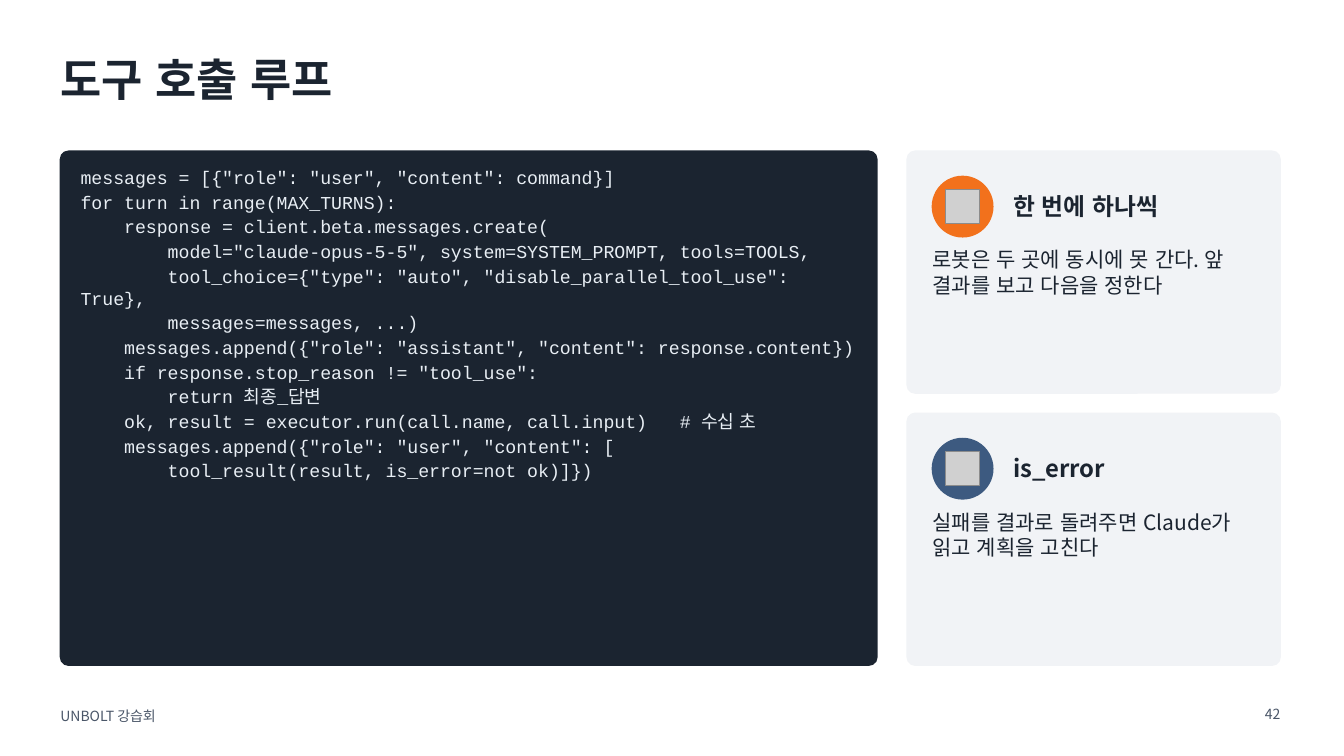
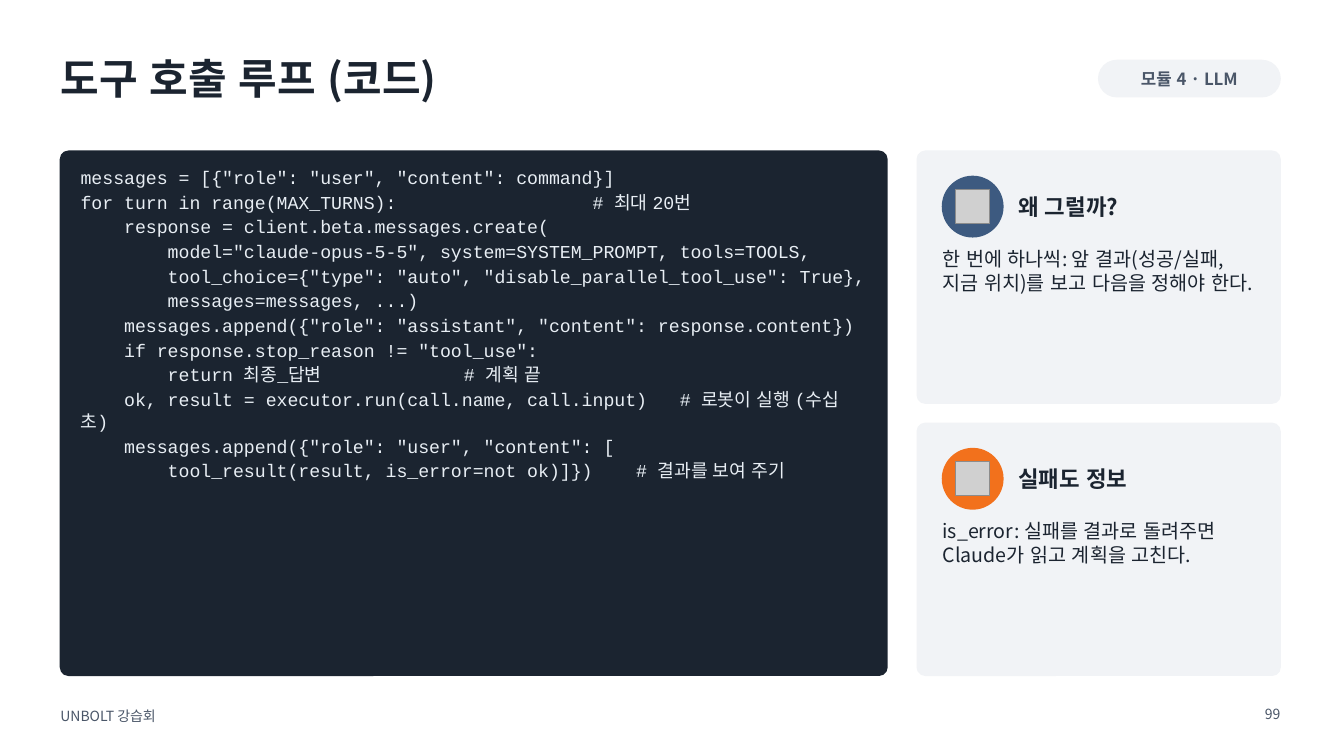
Before and after one commit to sejiny3/AIRLAB, a slide deck: slide 99 of workshop/slides/UNBOLT_workshop.pptx (slide 42 before the commit). Drawn at 1344x756 pixels with LibreOffice and Linux fonts; fonts in the diff are those of the drawing; grey boxes stand for pictures. Boxes give left, top, right and bottom in pixels: in the first picture for what was removed or moved away, otherwise in the second. Text is boxed around its words. In the diff, an @@ line names an element or a change of style, - is before the commit and + after.

```diff
--- a/workshop/slides/UNBOLT_workshop.pptx
+++ b/workshop/slides/UNBOLT_workshop.pptx
@@ title at bbox=[60, 58, 437, 103]: text changed; size 32 to 30 pt @@
-도구 호출 루프
+도구 호출 루프 (코드)
@@ rounded rectangle added at bbox=[1099, 60, 1280, 97], fill #F1F3F6, outline #F1F3F6 1 pt @@
@@ text added at bbox=[1141, 71, 1238, 87], 12 pt, text #4A5668, bold @@
+모듈 4 · LLM
@@ rounded rectangle: place and size @@
-rounded rectangle at bbox=[60, 151, 877, 665]
+rounded rectangle at bbox=[60, 151, 887, 676]
@@ rounded rectangle at bbox=[60, 151, 887, 676]: proportions changed @@
@@ rounded rectangle at bbox=[918, 151, 1280, 403]: proportions changed @@
@@ rounded rectangle: place and size @@
-rounded rectangle at bbox=[907, 151, 1280, 393]
+rounded rectangle at bbox=[918, 151, 1280, 403]
@@ ellipse: place and size @@
-ellipse at bbox=[933, 176, 993, 237]
+ellipse at bbox=[943, 176, 1003, 237]
@@ ellipse at bbox=[943, 176, 1003, 237]: fill #F2711C to #3D5A80; outline #F2711C 1 pt to #3D5A80 1 pt @@
@@ text at bbox=[81, 194, 692, 213]: text changed @@
-for turn in range(MAX_TURNS):
+for turn in range(MAX_TURNS): # 최대 20번
@@ picture: place and size @@
-picture at bbox=[946, 190, 980, 224]
+picture at bbox=[956, 190, 990, 224]
@@ text at bbox=[1018, 196, 1118, 217]: text changed; size 17 to 16 pt @@
-한 번에 하나씩
+왜 그럴까?
@@ text at bbox=[943, 249, 1253, 294]: text changed; size 15 to 14 pt @@
-로봇은 두 곳에 동시에 못 간다. 앞 결과를 보고 다음을 정한다
+한 번에 하나씩: 앞 결과(성공/실패, 지금 위치)를 보고 다음을 정해야 한다.
@@ text at bbox=[81, 366, 839, 432]: text changed @@
-return 최종_답변
-ok, result = executor.run(call.name, call.input) # 수십 초
+return 최종_답변 # 계획 끝
+ok, result = executor.run(call.name, call.input) # 로봇이 실행 (수십 초)
@@ rounded rectangle: place and size @@
-rounded rectangle at bbox=[907, 413, 1280, 665]
+rounded rectangle at bbox=[918, 423, 1280, 676]
@@ ellipse: place and size @@
-ellipse at bbox=[933, 439, 993, 499]
+ellipse at bbox=[943, 449, 1003, 509]
@@ ellipse at bbox=[943, 449, 1003, 509]: fill #3D5A80 to #F2711C; outline #3D5A80 1 pt to #F2711C 1 pt @@
@@ text at bbox=[168, 462, 784, 481]: text changed @@
-tool_result(result, is_error=not ok)]})
+tool_result(result, is_error=not ok)]}) # 결과를 보여 주기
@@ picture removed at bbox=[946, 452, 980, 486] @@
@@ picture added at bbox=[956, 462, 990, 496] @@
@@ text removed at bbox=[1013, 457, 1105, 481] @@
-is_error
@@ text added at bbox=[1018, 468, 1127, 489], 16 pt, text #1B2430, bold @@
+실패도 정보
@@ text at bbox=[943, 521, 1215, 564]: text changed; size 15 to 14 pt @@
-실패를 결과로 돌려주면 Claude가 읽고 계획을 고친다
+is_error: 실패를 결과로 돌려주면 Claude가 읽고 계획을 고친다.
@@ page number at bbox=[1265, 708, 1281, 719]: text changed @@
-42
+99
```
Also in this commit, not shown: 30 other slides changed, 96 slides added, 21 slides removed, 24 other files.
